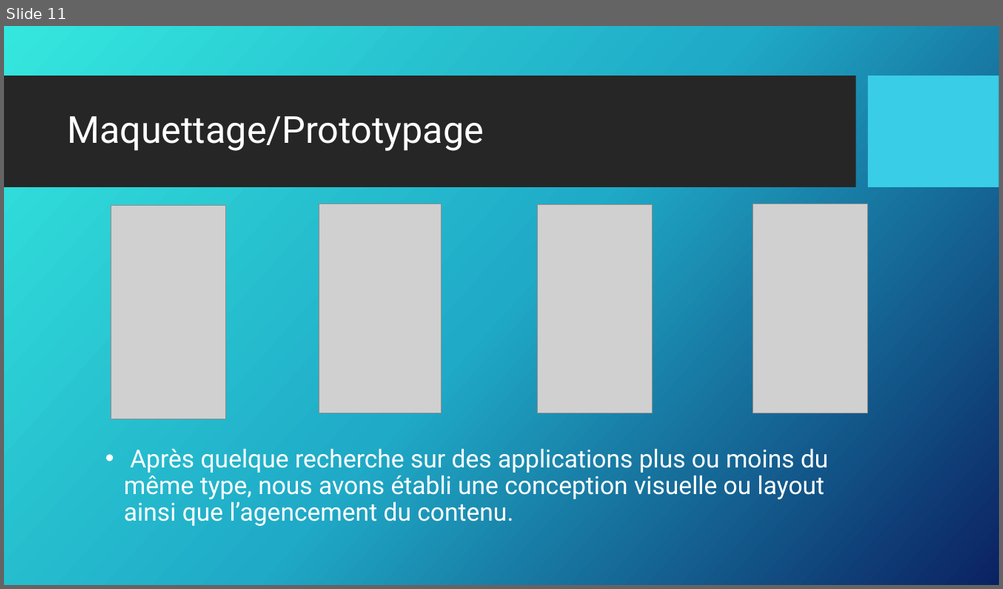
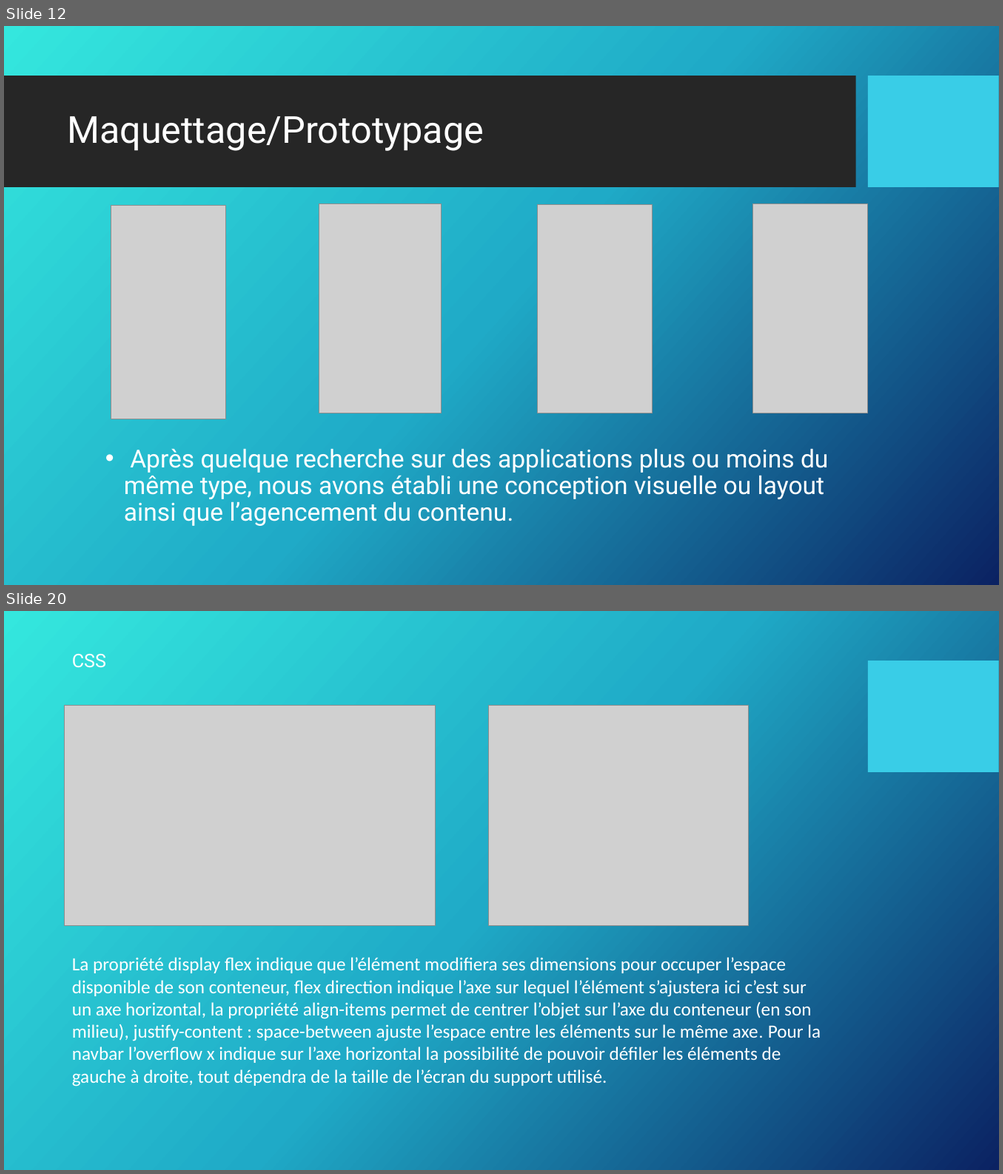
Before and after one commit to Lanagramme/NewsAntilles, a slide deck: DEVELLOPEUR WEB ET WEB MOBILE.pptx. Shown one above the other, each under a label of ours: slide 11 before the commit, slides 12 and 20 after it; the slides between them are not shown. The pictures are 1003x589 and 1003x1174 pixels, drawn with LibreOffice and Linux fonts; fonts in the diff are those of the drawing; grey boxes stand for pictures; background and template pictures are left out. Boxes give left, top, right and bottom in pixels: in the first picture for what was removed or moved away, otherwise in the second. Text is boxed around its words. In the diff, an @@ line names an element or a change of style, - is before the commit and + after.

```diff
--- a/DEVELLOPEUR WEB ET WEB MOBILE.pptx
+++ b/DEVELLOPEUR WEB ET WEB MOBILE.pptx
@@ slide 20 added at <box>4,611,999,1170</box>, background picture (left out); not listed: 1 template element that a slide beside it also shows @@
@@ text added at <box>72,654,106,668</box>, 18 pt, text #FFFFFF @@
+CSS
@@ picture added at <box>65,706,435,925</box> @@
@@ picture added at <box>488,706,748,925</box> @@
@@ text added at <box>72,957,820,1087</box>, 18 pt, text #FFFFFF @@
+La propriété display flex indique que l’élément modifiera ses dimensions pour occuper l’espace disponible de son conteneur, flex direction indique l’axe sur lequel l’élément s’ajustera ici c’est sur un axe horizontal, la propriété align-items permet de centrer l’objet sur l’axe du conteneur (en son milieu), justify-content : space-between ajuste l’espace entre les éléments sur le même axe. Pour la navbar l’overflow x indique sur l’axe horizontal la possibilité de pouvoir défiler les éléments de gauche à droite, tout dépendra de la taille de l’écran du support utilisé.
@@ what was slide 11 is now slide 12 @@
```
Also in this commit, not shown: 6 slides changed, 15 other slides added, 2 slides removed.
